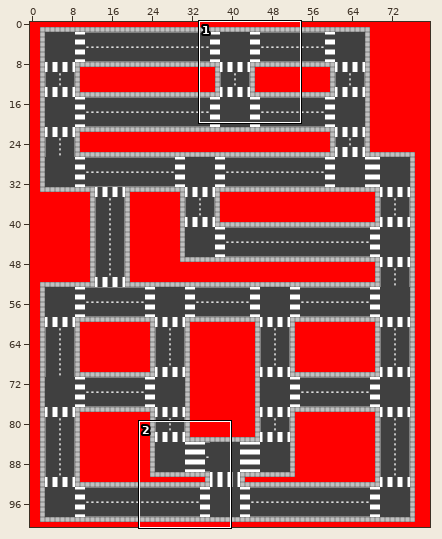
An edit to a level. Tiled map, taxi-test/android/assets/maps/prototype.tmx. The picture above shows the old version from afar; the outline marks the close-up.
Close-up. First the earlier version:
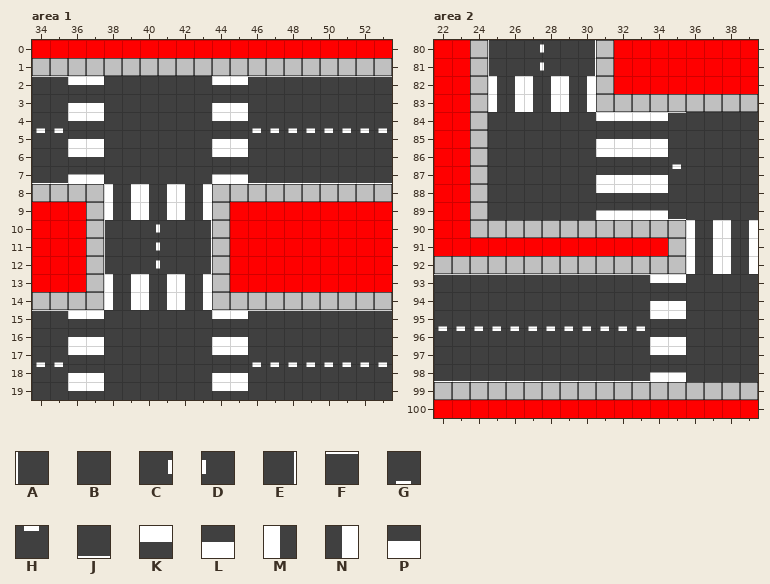
Cells are 32x32 px. Shown: area 1 x 34..53, y 0..19; area 2 x 22..39, y 80..100. The commit also changed other parts of the map, which this record leaves out.
Key: from "Road-Aidan": A 2, B 3, C 4, D 5, E 7, F 32, G 96, H 128, J 192, K 201, L 233, M 290, N 291, P 361.
_ is an empty cell.
Layers that did not change in this view are not listed.
Layer "Road" before, area 1, first column x 34:
 0 ____________________
 1 ____________________
 2 FFKKBBBBBBKKFFFFFFFF
 3 BBLLBBBBBBLLBBBBBBBB
 4 GGKKBBBBBBKKGGGGGGGG
 5 HHLLBBBBBBLLHHHHHHHH
 6 BBKKBBBBBBKKBBBBBBBB
 7 JJPPBBBBBBPPJJJJJJJJ
 8 ____MNMNMN__________
 9 ____MNMNMN__________
10 ____ABCDBE__________
11 ____ABCDBE__________
12 ____ABCDBE__________
13 ____MNMNMN__________
14 ____MNMNMN__________
15 FFKKBBBBBBKKFFFFFFFF
16 BBLLBBBBBBLLBBBBBBBB
17 GGKKBBBBBBKKGGGGGGGG
18 HHLLBBBBBBLLHHHHHHHH
19 BBKKBBBBBBKKBBBBBBBB
Layer "Road" before, area 2, first column x 22:
 80 ___ABCDBE_________
 81 ___ABCDBE_________
 82 ___MNMNMN_________
 83 ___MNMNMN_________
 84 ___BBBBBBKKKKFBBBB
 85 ___BBBBBBLLLLBBBBB
 86 ___BBBBBBKKKKGBBBB
 87 ___BBBBBBLLLLHBBBB
 88 ___BBBBBBKKKKBBBBB
 89 ___BBBBBBPPPPJBBBB
 90 ______________MNMN
 91 ______________MNMN
 92 ______________MNMN
 93 FFFFFFFFFFFFKKBBBB
 94 BBBBBBBBBBBBLLBBBB
 95 GGGGGGGGGGGGKKBBBB
 96 HHHHHHHHHHHHLLBBBB
 97 BBBBBBBBBBBBKKBBBB
 98 JJJJJJJJJJJJPPBBBB
 99 __________________
100 __________________
And afterwards:
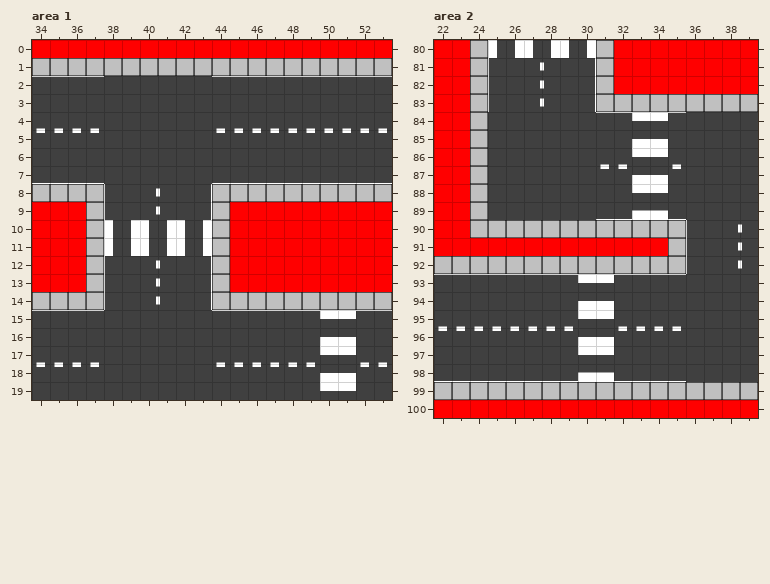
Tiles of an added or newly shown layer are drawn over the layers below it.
Difference:
Layer "Road", area 1:
y 2: x 36..37 KK -> FF; x 44..45 KK -> FF
y 3: x 36..37 LL -> BB; x 44..45 LL -> BB
y 4: x 36..37 KK -> GG; x 44..45 KK -> GG
y 5: x 36..37 LL -> HH; x 44..45 LL -> HH
y 6: x 36..37 KK -> BB; x 44..45 KK -> BB
y 7: x 36..37 PP -> JJ; x 44..45 PP -> JJ
y 8..9: x 38..43 MNMNMN -> ABCDBE
y 13..14: x 38..43 MNMNMN -> ABCDBE
y 15: x 36..37 KK -> FF; x 44..45 KK -> FF
y 16: x 36..37 LL -> BB; x 44..45 LL -> BB
y 17: x 36..37 KK -> GG; x 44..45 KK -> GG
y 18: x 36..37 LL -> HH; x 44..45 LL -> HH
y 19: x 36..37 KK -> BB; x 44..45 KK -> BB
Layer "Crosswalk" (added), area 1:
y 10..11: x 38..43 ______ -> MNMNMN
y 15: x 50..51 __ -> KK
y 16: x 50..51 __ -> LL
y 17: x 50..51 __ -> KK
y 18: x 50..51 __ -> LL
y 19: x 50..51 __ -> KK
Layer "Road", area 2:
y 82..83: x 25..30 MNMNMN -> ABCDBE
y 84: x 31..32 KK -> FF
y 85: x 31..32 LL -> BB
y 86: x 31..32 KK -> GG
y 87: x 31..32 LL -> HH
y 88: x 31..32 KK -> BB
y 89: x 31..32 PP -> JJ
y 90..92: x 36..39 MNMN -> ABCD
y 93: x 34..35 KK -> FF
y 94: x 34..35 LL -> BB
y 95: x 34..35 KK -> GG
y 96: x 34..35 LL -> HH
y 97: x 34..35 KK -> BB
y 98: x 34..35 PP -> JJ
Layer "Crosswalk" (added), area 2:
y 80: x 25..30 ______ -> MNMNMN
y 93: x 30..31 __ -> KK
y 94: x 30..31 __ -> LL
y 95: x 30..31 __ -> KK
y 96: x 30..31 __ -> LL
y 97: x 30..31 __ -> KK
y 98: x 30..31 __ -> PP
Changed places in both close-ups, as pixel boxes (x1, y1, x2, y2):
changed: (68, 77, 248, 256)
changed: (68, 274, 248, 391)
added: (320, 311, 356, 391)
added: (489, 40, 595, 58)
changed: (489, 76, 632, 219)
changed: (650, 220, 758, 381)
added: (578, 275, 614, 381)
